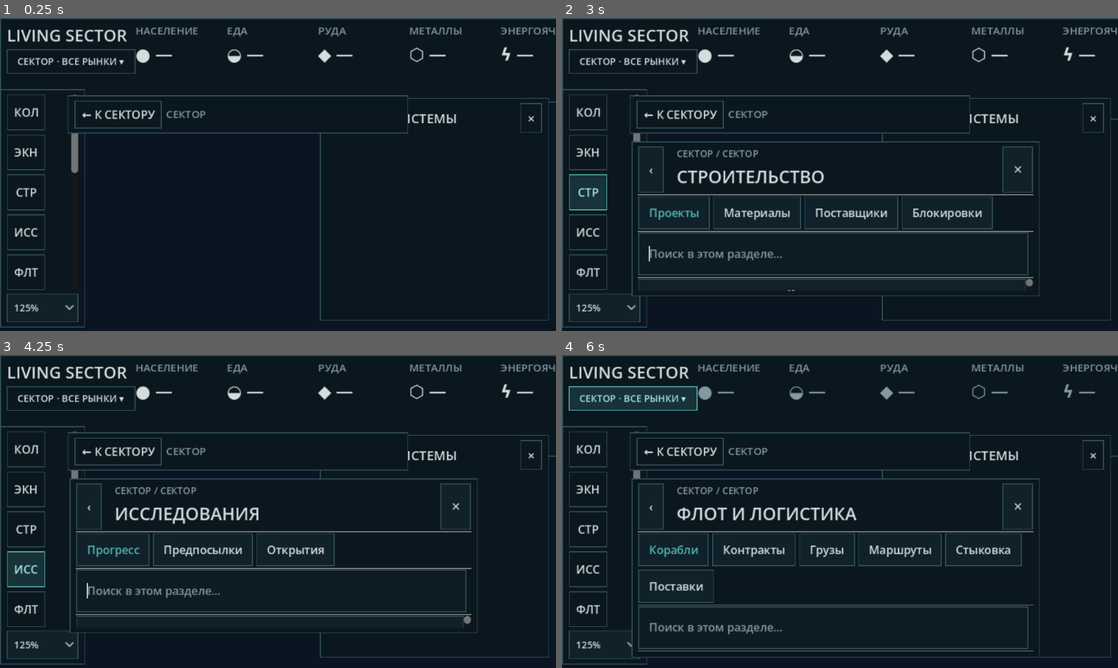
Above: before the commit, frames 1-4 (two rows, left to right).
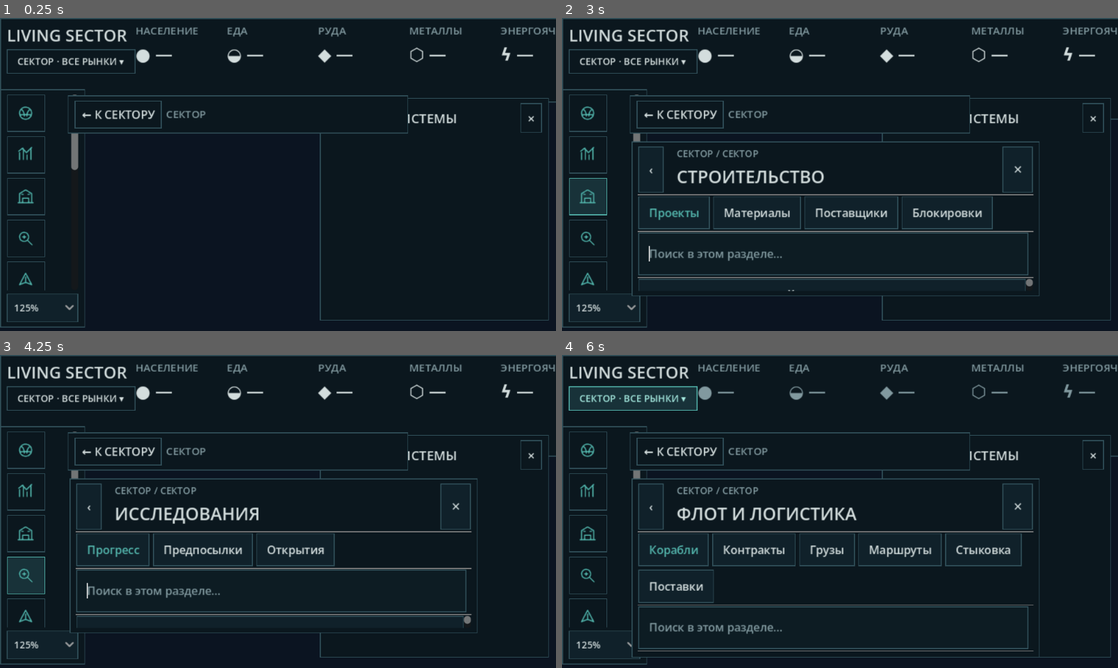
Above: after the commit, the same moments.

Repository: Mefits/Living-Sector
Game: Godot game, scene res://scenes/main.tscn
The game is run twice, just before and just after one commit, with the same random seed, the same clock (stepped at 60 frames per second) and the same inputs.
Inputs (mouse positions are in pixels of both pictures, inside the frame that each line leads up to):
- Up to frame 1 (0.25 s): no input
- Up to frame 2 (3 s): click (589, 111) at 0.5 s, where only the run before the commit has a clickable "КОЛ"; click (834, 290) at 1.27 s; type "12" at 1.35 s; click (589, 152) at 2 s, where only the run before the commit has a clickable "ЭКН"; click (589, 193) at 2.75 s, where only the run before the commit has a clickable "СТР"
- Up to frame 3 (4.25 s): click (27, 567) at 3.5 s, where only the run before the commit has a clickable "ИСС"
- Up to frame 4 (6 s): click (589, 608) at 4.25 s, where only the run before the commit has a clickable "ФЛТ"; click (589, 649) at 5 s, where only the run before the commit has a clickable "УПР"; click "СЕКТОР · ВСЕ РЫНКИ ▾" at 5.75 s

The runs differ from the first frame. In frame 1, 0.9% of the frame differs, in the area x 1-15%, y 28-88%; in frame 2, 1.1%; in frame 3, 1.1%, in the area x 1-9%, y 28-88%; in frame 4, 0.9%.

Commit message:
Apply exact Figma Make vector icon set to navigation rail and management workspace headers

Diff:
--- a/godot/scripts/view/strategy_ui.gd
+++ b/godot/scripts/view/strategy_ui.gd
@@ -4,6 +4,7 @@
 const FacilityNames = preload("res://scripts/view/facility_labels_ru.gd")
 const ShipPresence = preload("res://scripts/view/ship_body_projection.gd")
 const FullWorkspaces = preload("res://scripts/view/strategy_workspaces.gd")
+const FigmaIcons = preload("res://scripts/view/figma_strategy_icons.gd")
 ## Living Sector strategy HUD — Figma-inspired, read-only presentation.
 ## The game owns the map, authoritative economy, orders and clock.
 ## Never requests a new world_snapshot or invents per-tick trends.
@@ -200,12 +201,12 @@
     menu.add_theme_constant_override("separation", 5)
     menu_scroll.add_child(menu)
     for entry in [
-        {"text":"КОЛ", "tip":"Открыть колонию", "action":"colony"},
-        {"text":"ЭКН", "tip":"Экономика рынков", "action":"economy"},
-        {"text":"СТР", "tip":"Проекты, материалы, поставщики", "action":"construction"},
-        {"text":"ИСС", "tip":"Исследования и открытия", "action":"research"},
-        {"text":"ФЛТ", "tip":"Корабли, контракты, грузы, маршруты", "action":"fleet"},
-        {"text":"УПР", "tip":"Автономное управление фракциями", "action":"administration"},
+        {"text":"КОЛ", "tip":"Колонии [1]", "action":"colony", "icon":"colony"},
+        {"text":"ЭКН", "tip":"Экономика [2]", "action":"economy", "icon":"economy"},
+        {"text":"СТР", "tip":"Строительство [3]", "action":"construction", "icon":"construction"},
+        {"text":"ИСС", "tip":"Исследования [4]", "action":"research", "icon":"research"},
+        {"text":"ФЛТ", "tip":"Флот и логистика [5]", "action":"fleet", "icon":"fleet"},
+        {"text":"УПР", "tip":"Автономное управление [6]", "action":"administration", "icon":"administration"},
         {"text":"ОБЪ", "tip":"Показать/скрыть список объектов", "action":"outliner"},
         {"text":"ДАН", "tip":"Подробные данные N39", "action":"technical"},
         {"text":"НАБ", "tip":"Наблюдение и диагностика", "action":"observer"},
@@ -217,7 +218,12 @@
         var action: String = str(entry["action"])
         var btn := _button(str(entry["text"]), _activate.bind(action), 13)
         btn.tooltip_text = str(entry["tip"])
-        btn.custom_minimum_size = Vector2(43, 41)
+        if entry.has("icon"):
+            btn.icon = FigmaIcons.texture(str(entry["icon"]), 21, TEAL)
+            if btn.icon != null:
+                btn.text = ""
+                btn.icon_alignment = HORIZONTAL_ALIGNMENT_CENTER
+        btn.custom_minimum_size = Vector2(43, 43)
         menu.add_child(btn)
     _ui_scale_menu = OptionButton.new()
     _ui_scale_menu.tooltip_text = "Масштаб интерфейса: 100 / 115 / 125 / 140%"
